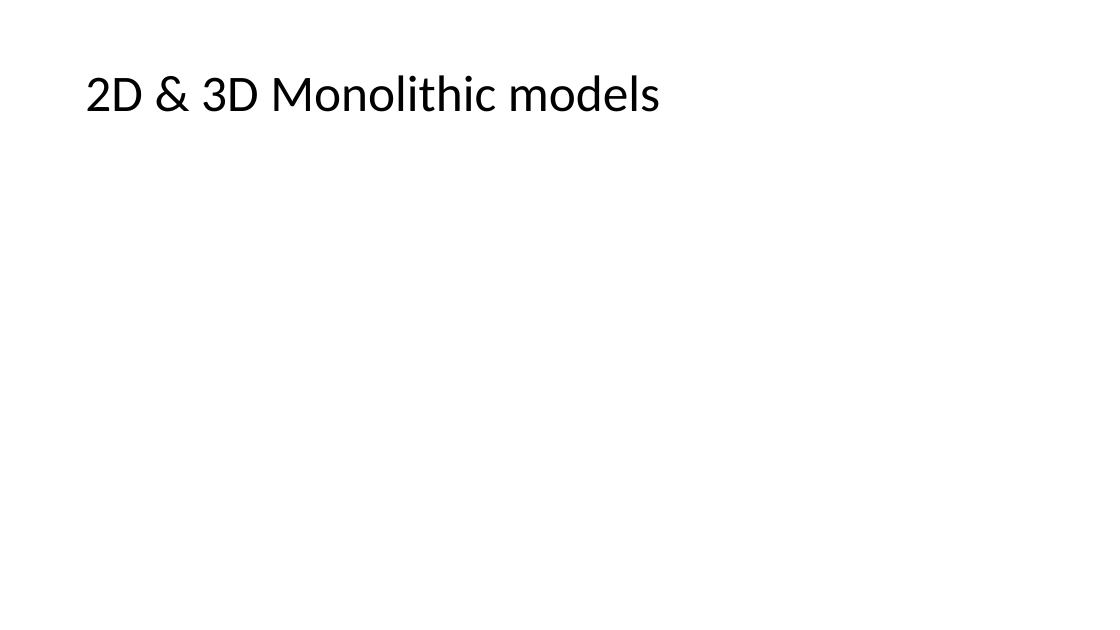
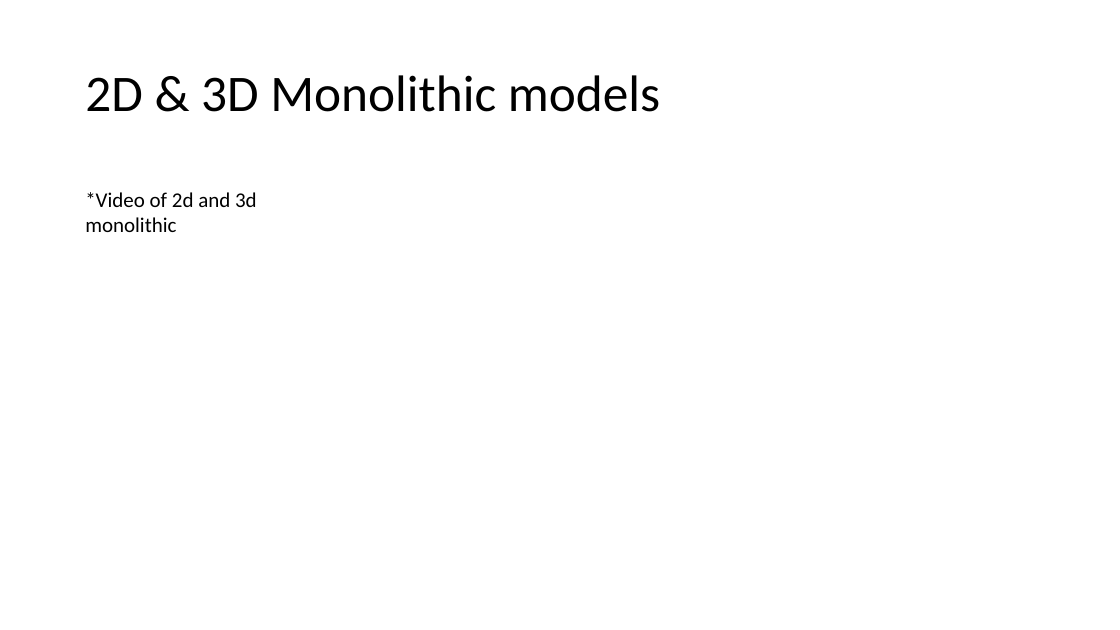
Before and after one commit to amoudes/HVI, a slide deck: slide 7 of finalpresentation.pptm (slide 6 before the commit). Drawn at 1120x630 pixels with LibreOffice and Linux fonts; fonts in the diff are those of the drawing. Boxes give left, top, right and bottom in pixels: in the first picture for what was removed or moved away, otherwise in the second. Text is boxed around its words. In the diff, an @@ line names an element or a change of style, - is before the commit and + after.

```diff
--- a/finalpresentation.pptm
+++ b/finalpresentation.pptm
@@ text added at (85,192,257,232), 18 pt, text #000000 @@
+*Video of 2d and 3d monolithic
```
Also in this commit, not shown: 3 other slides changed, 2 slides added, 1 slide removed, 7 other files.
